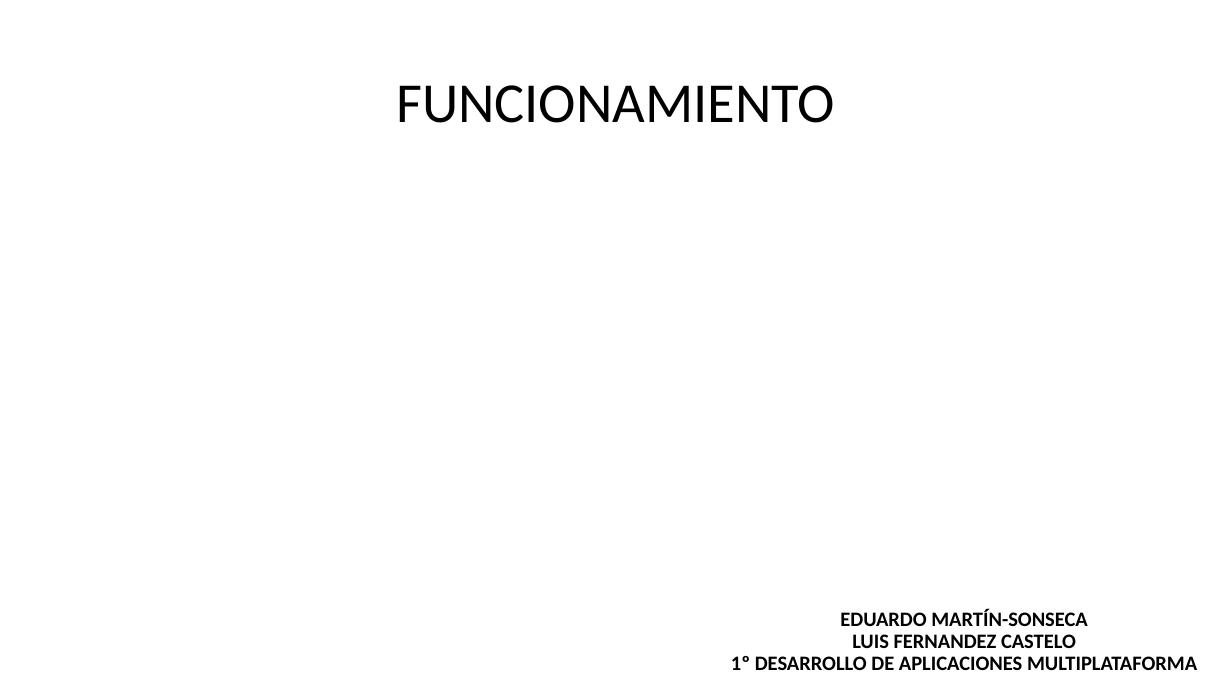
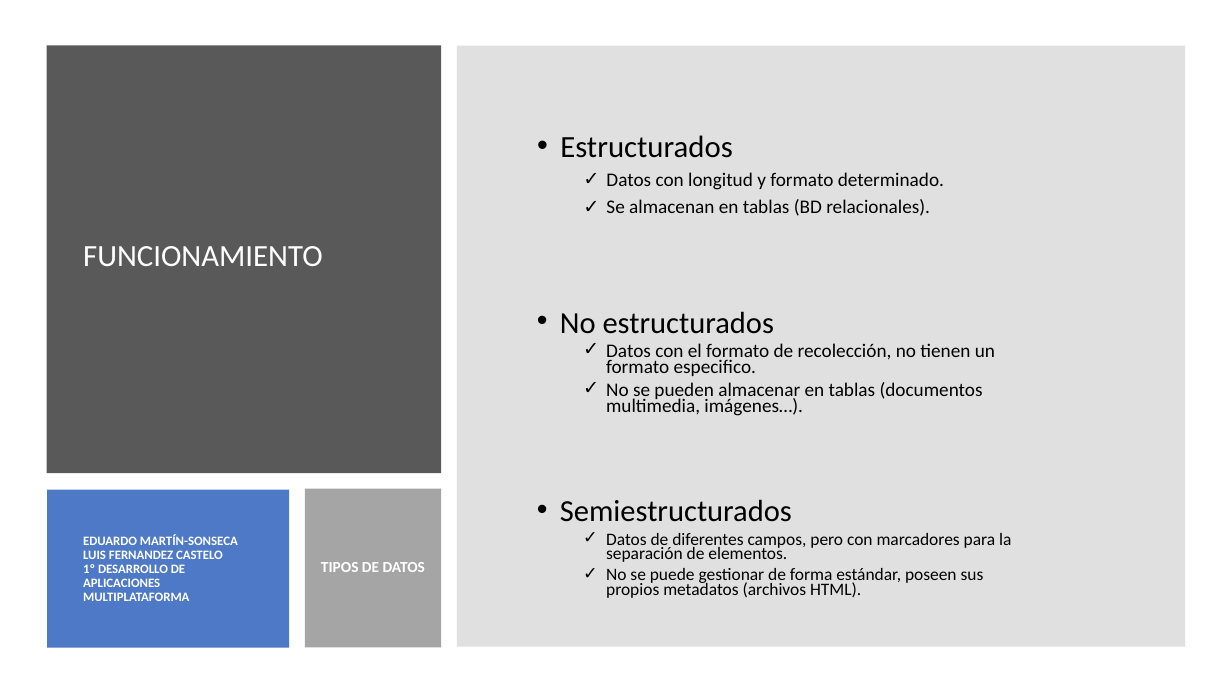
Before and after one commit to maraloeDev/Grado_SuperiorDAM, a slide deck: slide 9 of Bases de Datos/1º Evaluación/Ejercicios/Ejercicio2/Explotación de bases de datos Big Data.pptx. Drawn at 1232x693 pixels with LibreOffice and Linux fonts; fonts in the diff are those of the drawing. Boxes give left, top, right and bottom in pixels: in the first picture for what was removed or moved away, otherwise in the second. Text is boxed around its words. In the diff, an @@ line names an element or a change of style, - is before the commit and + after.

```diff
--- a/Bases de Datos/1º Evaluación/Ejercicios/Ejercicio2/Explotación de bases de datos Big Data.pptx
+++ b/Bases de Datos/1º Evaluación/Ejercicios/Ejercicio2/Explotación de bases de datos Big Data.pptx
@@ rectangle added at (x1=47, y1=45, x2=442, y2=473), fill #595959 @@
@@ rectangle added at (x1=457, y1=45, x2=1186, y2=647), fill #7F7F7F at 24% opacity @@
@@ title "FUNCIONAMIENTO" moved from (x1=396, y1=85, x2=835, y2=123) to (x1=83, y1=246, x2=322, y2=266) @@
@@ title "FUNCIONAMIENTO" at (x1=83, y1=246, x2=322, y2=266): size 44 to 24 pt, text colour #000000 to #FFFFFF; alignment centre to left @@
@@ text added at (x1=560, y1=135, x2=944, y2=216), 15 pt, text #000000 @@
+• Estructurados
+  ✓ Datos con longitud y formato determinado.
+  ✓ Se almacenan en tablas (BD relacionales).
@@ text added at (x1=560, y1=311, x2=995, y2=416), 15 pt, text #000000 @@
+• No estructurados
+  ✓ Datos con el formato de recolección, no tienen un formato especifico.
+  ✓ No se pueden almacenar en tablas (documentos multimedia, imágenes…).
@@ rectangle added at (x1=47, y1=490, x2=289, y2=648), fill #4472C4 at 95% opacity @@
@@ rectangle added at (x1=305, y1=489, x2=442, y2=648), fill #A5A5A5 @@
@@ text added at (x1=560, y1=499, x2=1011, y2=598), 13.6 pt, text #000000 @@
+• Semiestructurados
+  ✓ Datos de diferentes campos, pero con marcadores para la separación de elementos.
+  ✓ No se puede gestionar de forma estándar, poseen sus propios metadatos (archivos HTML).
@@ text "EDUARDO MARTÍN-SONSECA LUIS FERNANDEZ CASTELO ..." moved from (x1=731, y1=608, x2=1197, y2=670) to (x1=83, y1=534, x2=238, y2=601) @@
@@ text "EDUARDO MARTÍN-SONSECA LUIS FERNANDEZ CASTELO ..." at (x1=83, y1=534, x2=238, y2=601): size 16 to 10 pt, text colour #000000 to #FFFFFF; alignment centre to left; more space between paragraphs; vertical alignment bottom to middle @@
@@ text added at (x1=321, y1=562, x2=425, y2=572), 12 pt, text #FFFFFF, bold @@
+TIPOS DE DATOS
```
Also in this commit, not shown: 3 other slides changed, 4 slides added, 1 slide removed.
